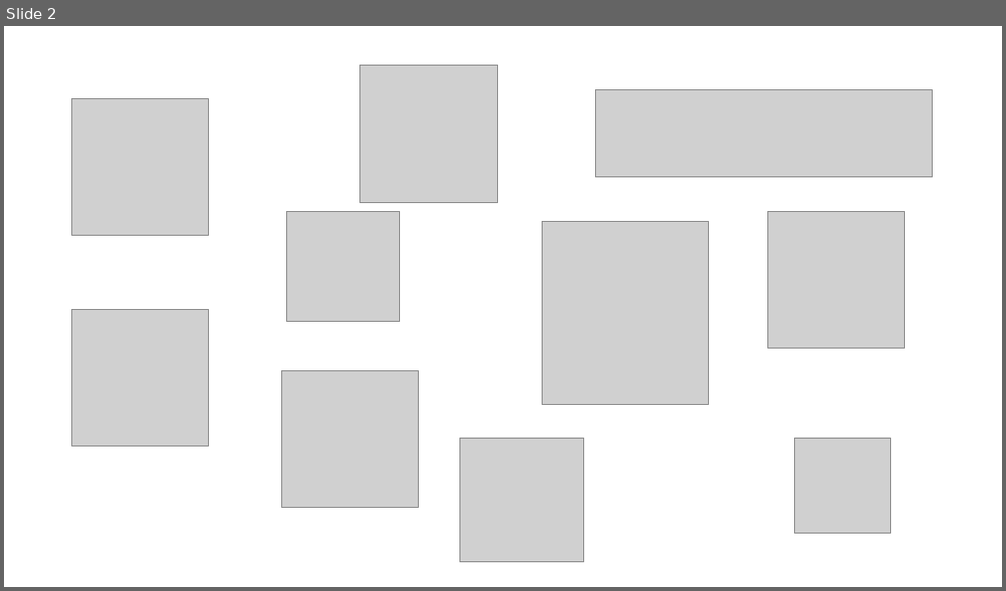
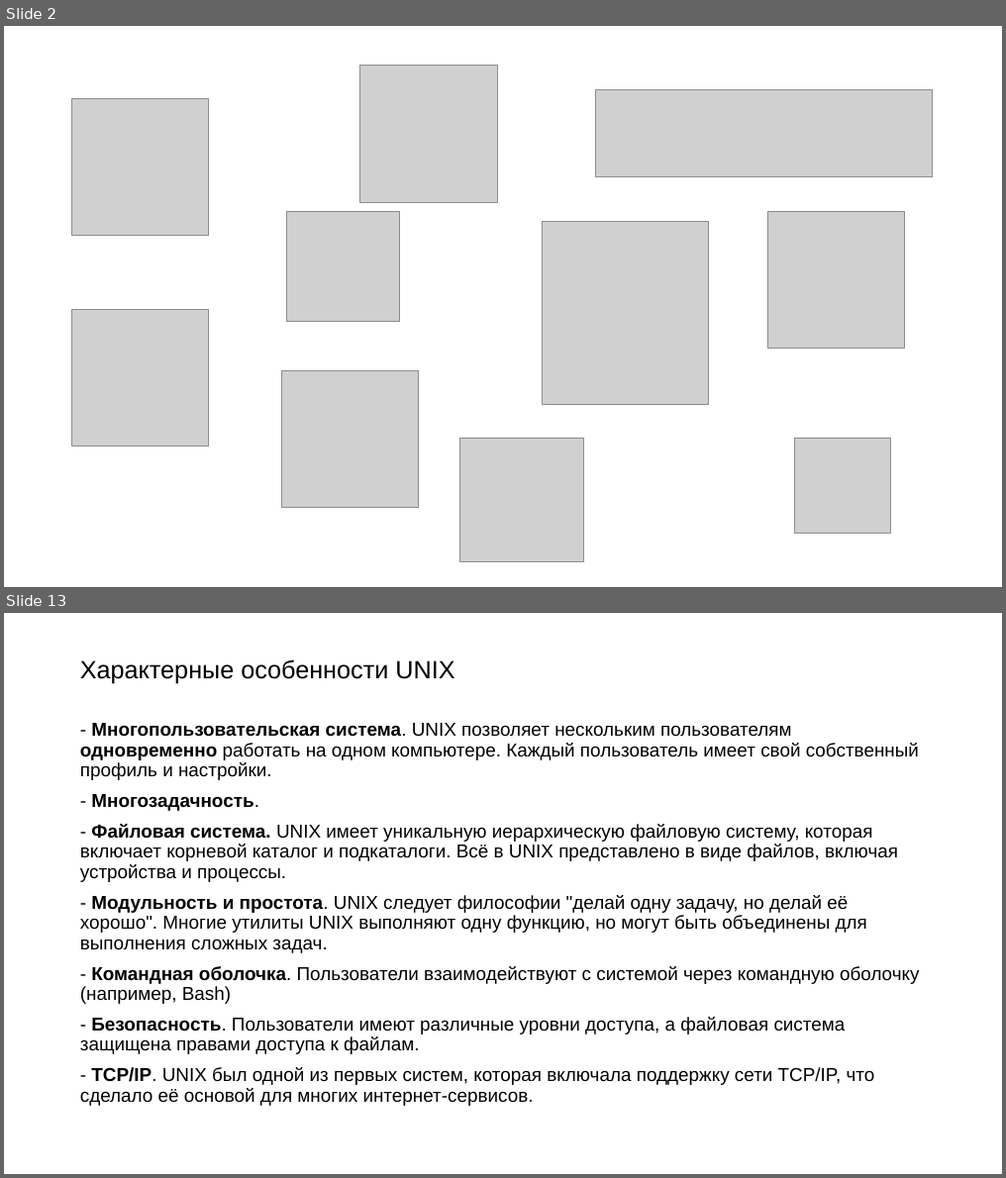
Before and after one commit to Rudeigin/OI, a slide deck: ОИ ОС.pptx. Shown one above the other, each under a label of ours: slide 2 before the commit, slides 2 and 13 after it; the slides between them are not shown. The pictures are 1006x591 and 1006x1178 pixels, drawn with LibreOffice and Linux fonts; fonts in the diff are those of the drawing; grey boxes stand for pictures. Boxes give left, top, right and bottom in pixels: in the first picture for what was removed or moved away, otherwise in the second. Text is boxed around its words. In the diff, an @@ line names an element or a change of style, - is before the commit and + after.

```diff
--- a/ОИ ОС.pptx
+++ b/ОИ ОС.pptx
@@ slide 13 added at [4, 613, 1002, 1174], background #FFFFFF @@
@@ title added at [80, 660, 454, 683], 24 pt, text #000000 @@
+Характерные особенности UNIX
@@ text added at [80, 723, 919, 1106], 18 pt, text #000000 @@
+- Многопользовательская система. UNIX позволяет нескольким пользователям одновременно работать на одном компьютере. Каждый пользователь имеет свой собственный профиль и настройки.
+- Многозадачность.
+- Файловая система. UNIX имеет уникальную иерархическую файловую систему, которая включает корневой каталог и подкаталоги. Всё в UNIX представлено в виде файлов, включая устройства и процессы.
+- Модульность и простота. UNIX следует философии "делай одну задачу, но делай её хорошо". Многие утилиты UNIX выполняют одну функцию, но могут быть объединены для выполнения сложных задач.
+- Командная оболочка. Пользователи взаимодействуют с системой через командную оболочку (например, Bash)
+- Безопасность. Пользователи имеют различные уровни доступа, а файловая система защищена правами доступа к файлам.
+- TCP/IP. UNIX был одной из первых систем, которая включала поддержку сети TCP/IP, что сделало её основой для многих интернет-сервисов.
```
Also in this commit, not shown: 14 other slides added, 1 slide removed, 2 other files.
